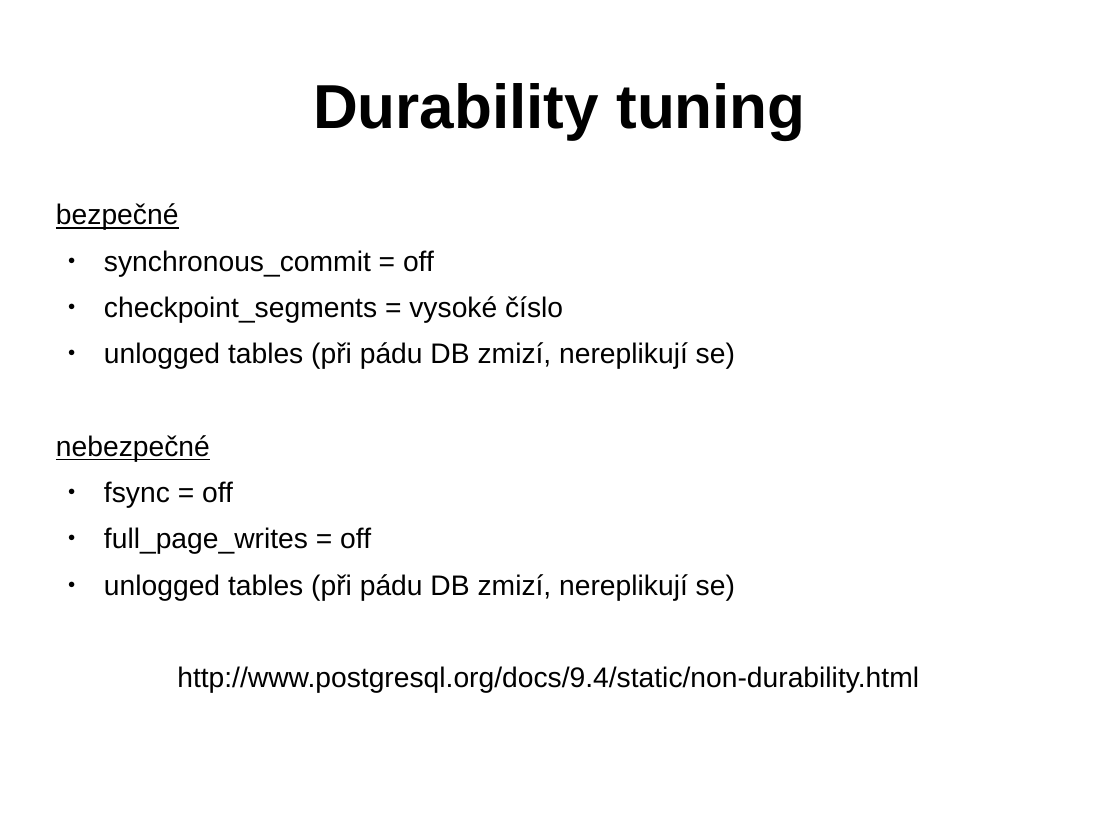
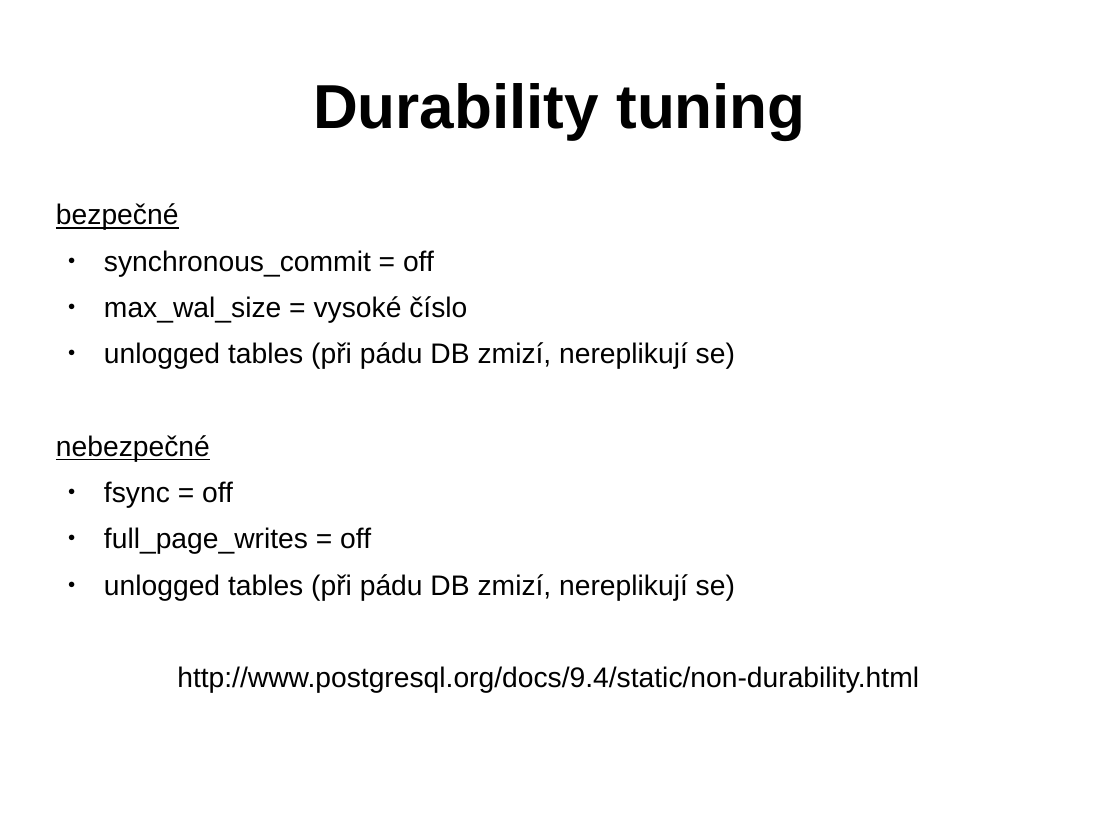
Before and after one commit to tvondra/perf_tuning_training, a slide deck: slide 38 of perf-tuning-training.odp (slide 36 before the commit). Drawn at 1120x840 pixels with LibreOffice and Linux fonts; fonts in the diff are those of the drawing. Boxes give left, top, right and bottom in pixels: in the first picture for what was removed or moved away, otherwise in the second. Text is boxed around its words. In the diff, an @@ line names an element or a change of style, - is before the commit and + after.

```diff
--- a/perf-tuning-training.odp
+++ b/perf-tuning-training.odp
@@ text at (104,296,467,323): text changed @@
-● checkpoint_segments = vysoké číslo
+● max_wal_size = vysoké číslo
```
Also in this commit, not shown: 14 other slides changed, 2 slides added, 2 other files.
